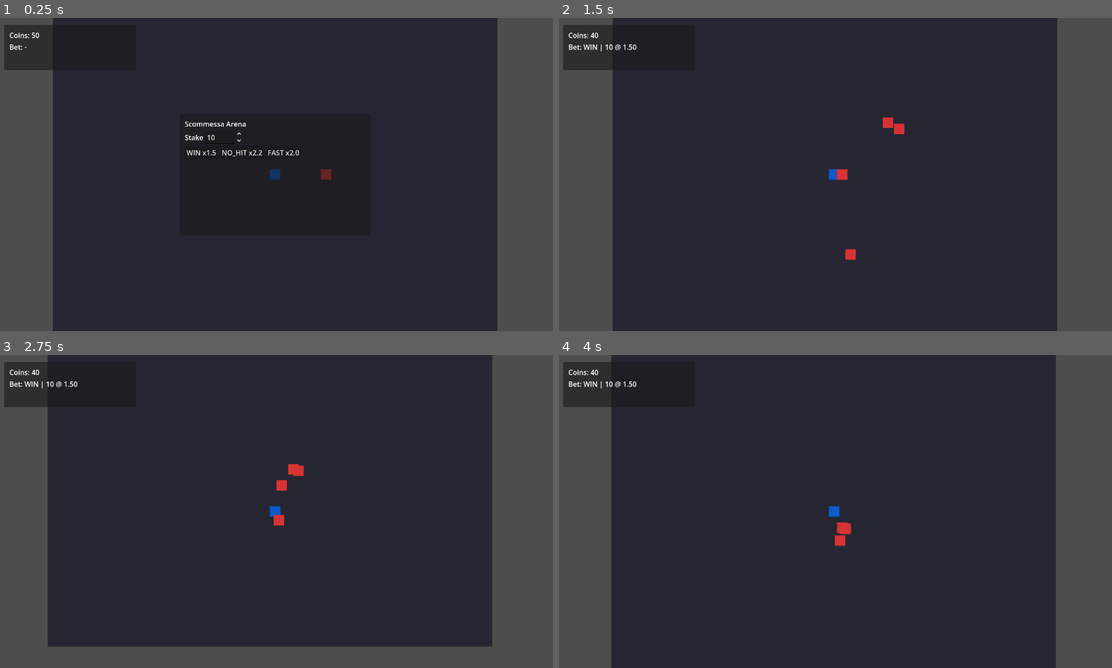
Above: before the commit, frames 1-4 (two rows, left to right).
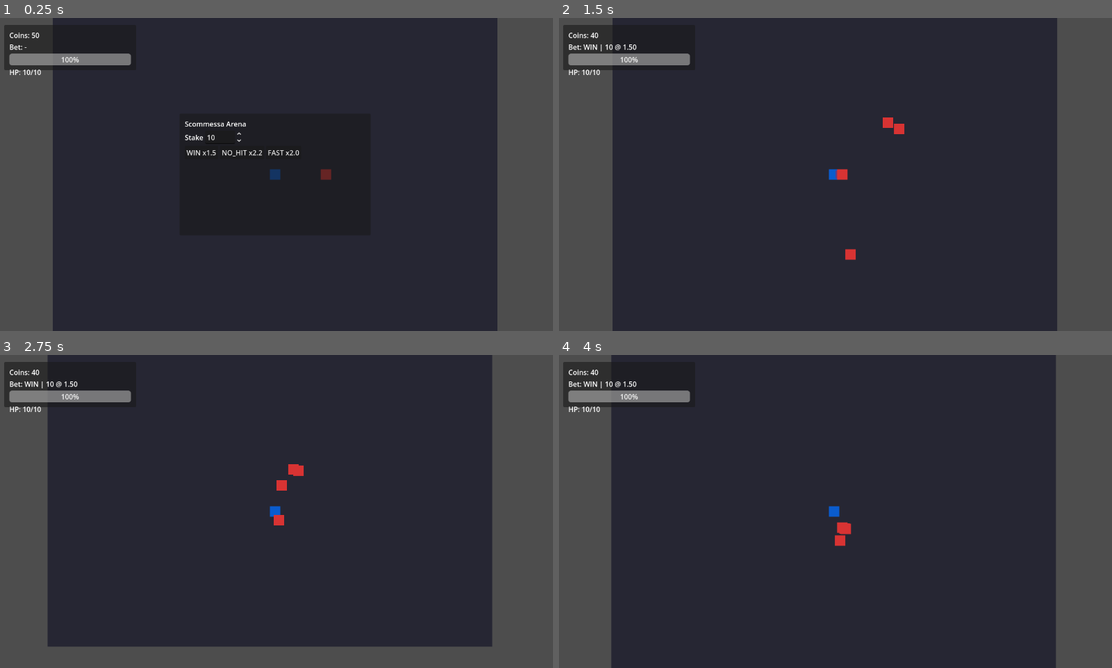
Above: after the commit, the same moments.

Repository: Faratas410/Gallicus-2.0
Game: Godot game, scene res://scenes/Main.tscn
Same seed, same stepped clock (60 frames per second), same inputs: the game is played once before the commit and once after it.
Inputs:
- Up to frame 1 (0.25 s): no input
- Up to frame 2 (1.5 s): click "WIN x1.5" at 0.5 s; tap Enter at 1.25 s; hold D (move_right) from 1.28 s (still down); tap K (attack_heavy) at 1.35 s
- Up to frame 3 (2.75 s): release D (move_right) at 2.03 s; hold S (move_down) from 2.03 s (still down); tap J (attack_light) at 2.1 s
- Up to frame 4 (4 s): release S (move_down) at 2.78 s; hold D (move_right) 2.78-3.53 s; hold L (block) 2.78-3.53 s; tap Space (dodge) at 3.5, 3.6 s; hold W (move_up) from 3.53 s (still down)

The runs differ from the first frame. In frame 1, 0.9% of the frame differs, in the area x 1-24%, y 11-19%; in frame 2, 0.9%; in frame 3, 0.9%; in frame 4, 0.9%.

Commit message:
Add player HP bar to HUD

Diff:
--- a/scenes/UI.tscn
+++ b/scenes/UI.tscn
@@ -35,6 +35,15 @@
 
 [node name="BetInfoLabel" type="Label" parent="HUD/Panel/VBox"]
 text = "Bet: -"
+
+[node name="PlayerHPBar" type="ProgressBar" parent="HUD/Panel/VBox"]
+custom_minimum_size = Vector2(240, 16)
+min_value = 0.0
+max_value = 100.0
+value = 100.0
+
+[node name="PlayerHPLabel" type="Label" parent="HUD/Panel/VBox"]
+text = "HP: 100/100"
 
 [node name="BetPanel" type="Panel" parent="HUD"]
 visible = false
--- a/scripts/entities/player.gd
+++ b/scripts/entities/player.gd
@@ -2,6 +2,7 @@
 
 signal hit_confirmed(target: Node)
 signal died
+signal health_changed(current: int, max: int)
 
 enum PlayerState {
 	IDLE,
@@ -39,6 +40,7 @@
 
 func _ready() -> void:
 	_current_health = max_health
+	health_changed.emit(_current_health, max_health)
 	add_to_group("player")
 	set_physics_process(true)
 	for action in ["move_left", "move_right", "move_up", "move_down"]:
@@ -148,6 +150,7 @@
 		final_damage = max(1, int(ceil(amount * 0.4)))
 		knockback_scale = 0.4
 	_current_health = max(_current_health - final_damage, 0)
+	health_changed.emit(_current_health, max_health)
 	if final_damage > 0:
 		GameEvents.player_damaged.emit()
 	if from != Vector2.ZERO:
--- a/scripts/ui/ui_root.gd
+++ b/scripts/ui/ui_root.gd
@@ -2,6 +2,8 @@
 
 @onready var coins_label: Label = get_node_or_null("HUD/Panel/VBox/CoinsLabel") as Label
 @onready var bet_info_label: Label = get_node_or_null("HUD/Panel/VBox/BetInfoLabel") as Label
+@onready var player_hp_bar: ProgressBar = get_node_or_null("HUD/Panel/VBox/PlayerHPBar") as ProgressBar
+@onready var player_hp_label: Label = get_node_or_null("HUD/Panel/VBox/PlayerHPLabel") as Label
 @onready var bet_panel: Panel = _req("HUD/BetPanel") as Panel
 @onready var stake_input: SpinBox = _req("HUD/BetPanel/BetVBox/StakeRow/StakeInput") as SpinBox
 @onready var bet_win_button: Button = _req("HUD/BetPanel/BetVBox/BetButtons/BetWinButton") as Button
@@ -36,6 +38,15 @@
 
 	if debug_overlay != null:
 		debug_overlay.visible = false
+
+	var player := get_tree().get_first_node_in_group("player")
+	if player != null:
+		if player.has_signal("health_changed"):
+			player.health_changed.connect(_on_player_health_changed)
+		var current_health := player.get("_current_health")
+		var max_health := player.get("max_health")
+		if typeof(current_health) == TYPE_INT and typeof(max_health) == TYPE_INT:
+			_on_player_health_changed(current_health, max_health)
 
 	print("UI ready: coins=%s bet_panel=%s debug=%s" % [coins_label != null, bet_panel != null, debug_overlay != null])
 
@@ -74,6 +85,13 @@
 	if bet_panel != null:
 		bet_panel.visible = false
 	get_viewport().gui_release_focus()
+
+func _on_player_health_changed(current: int, max: int) -> void:
+	if player_hp_bar != null:
+		player_hp_bar.max_value = max
+		player_hp_bar.value = current
+	if player_hp_label != null:
+		player_hp_label.text = "HP: %d/%d" % [current, max]
 
 func _update_bet_buttons() -> void:
 	if bet_win_button == null or bet_no_hit_button == null or bet_fast_button == null:
